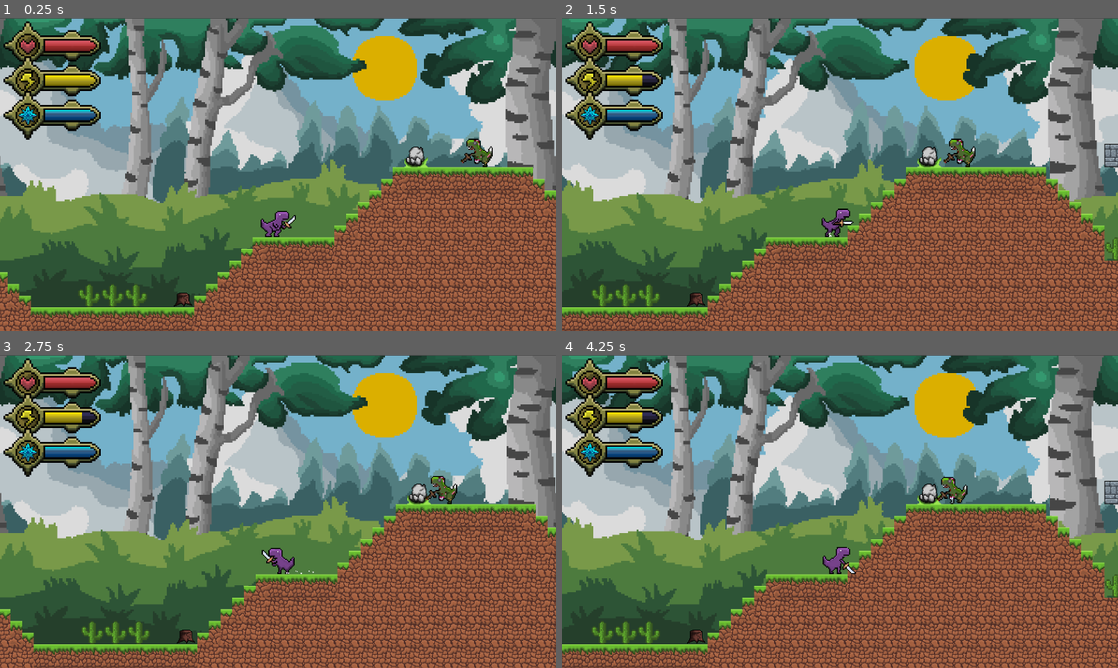
Above: before the commit, frames 1-4 (two rows, left to right).
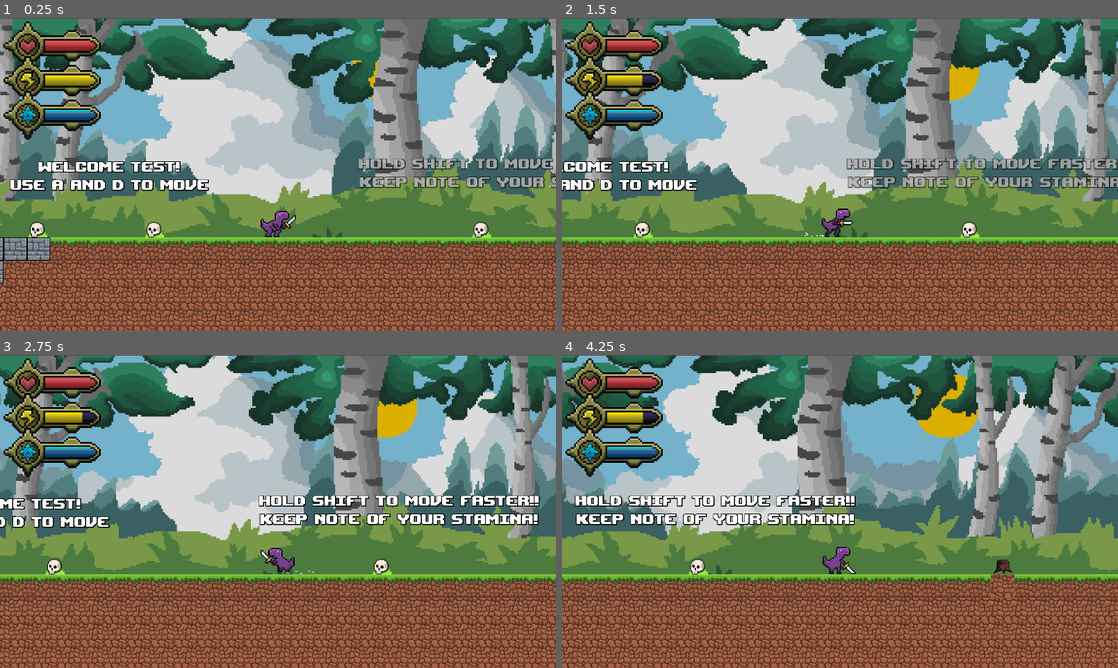
Above: after the commit, the same moments.

Repository: LeeTuah/rexvalley
Game: Godot game, scene res://game_manager.tscn
Same seed, same stepped clock (60 frames per second), same inputs: the game is played once before the commit and once after it.
Inputs (mouse positions are in pixels of both pictures, inside the frame that each line leads up to):
- Up to frame 1 (0.25 s): no input
- Up to frame 2 (1.5 s): tap Space at 0.5 s; move the mouse to (962, 158) at 0.52 s; hold Right (ui_right) from 0.53 s (still down); tap 1 (magic_fireball) at 0.6 s; click (962, 158) at 0.67 s; tap Enter (ui_accept) at 0.77 s; move the mouse to (728, 190) at 1.27 s; right-click (728, 190) at 1.35 s
- Up to frame 3 (2.75 s): tap Enter (ui_accept) at 1.52 s; move the mouse to (333, 442) at 2.02 s; release Right (ui_right) at 2.03 s; hold Left (ui_left) from 2.03 s (still down); tap 2 (magic_shield) at 2.1 s
- Up to frame 4 (4.25 s): move the mouse to (812, 574) at 2.77 s; release Left (ui_left) at 2.78 s; hold Right (ui_right) from 2.78 s (still down); tap Alt at 2.85 s; click (812, 574) at 2.92 s; tap Enter (ui_accept) at 3.02, 3.77 s; move the mouse to (1006, 558) at 3.52 s; tap Shift at 3.6 s

The runs differ from the first frame. In frame 1, 72% of the frame differs, in the area x 0-100%, y 0-100%; in frame 2, 71%; in frame 3, 70%; in frame 4, 72%.

Commit message:
Added game Over mechanic and updated the readme

Diff:
--- a/game_manager.tscn
+++ b/game_manager.tscn
@@ -40,6 +40,6 @@
 script = ExtResource("8_dq8jp")
 
 [node name="player" parent="." unique_id=1387465769 instance=ExtResource("8_8jrwq")]
-position = Vector2(11576, 992)
+position = Vector2(1512, 704)
 
 [node name="fireball" type="Node" parent="." unique_id=157135525]
--- /dev/null
+++ b/scenes/Game_UI/game_over.gd
@@ -0,0 +1,22 @@
+extends CanvasLayer
+
+
+# Called when the node enters the scene tree for the first time.
+func _ready() -> void:
+	pass # Replace with function body.
+
+
+# Called every frame. 'delta' is the elapsed time since the previous frame.
+func _process(delta: float) -> void:
+	pass
+
+
+func _on_restart_button_pressed() -> void:
+	get_tree().reload_current_scene();
+
+	global.current_health = 100;
+	global.current_defence = 0;
+	global.current_stamina = 100;
+	global.current_mana = 100;
+
+	queue_free();
--- /dev/null
+++ b/scenes/Game_UI/game_over.tscn
@@ -0,0 +1,35 @@
+[gd_scene format=3 uid="uid://t25bsibeisri"]
+
+[ext_resource type="Script" uid="uid://qvrpo17b0r7n" path="res://scenes/Game_UI/game_over.gd" id="1_lcun7"]
+
+[node name="game_over" type="CanvasLayer" unique_id=802795320]
+script = ExtResource("1_lcun7")
+
+[node name="ColorRect" type="ColorRect" parent="." unique_id=575366591]
+anchors_preset = 15
+anchor_right = 1.0
+anchor_bottom = 1.0
+grow_horizontal = 2
+grow_vertical = 2
+color = Color(0, 0, 0, 0.5882353)
+
+[node name="Label" type="Label" parent="." unique_id=2026934413]
+offset_left = 451.0
+offset_top = 155.0
+offset_right = 1128.0
+offset_bottom = 574.0
+theme_override_font_sizes/font_size = 80
+text = "GAME OVER!!"
+horizontal_alignment = 1
+vertical_alignment = 1
+uppercase = true
+
+[node name="restart_button" type="Button" parent="." unique_id=1963993677]
+offset_left = 703.0
+offset_top = 489.0
+offset_right = 887.0
+offset_bottom = 632.0
+theme_override_font_sizes/font_size = 34
+text = "TRY AGAIN"
+
+[connection signal="pressed" from="restart_button" to="." method="_on_restart_button_pressed"]
--- a/scenes/player/player.gd
+++ b/scenes/player/player.gd
@@ -9,6 +9,8 @@
 
 # preloading fireballs to load them later
 var fireball_scene = preload("res://scenes/Magic/fireball.tscn");
+var game_over_scene = preload("res://scenes/Game_UI/game_over.tscn");
+var is_dead = false;
 
 # jumping variables
 var is_jumping = false;
@@ -125,6 +127,14 @@
 
 # all player movements happen here
 func _physics_process(delta: float) -> void:
+
+	if is_dead:
+		velocity.x = move_toward(velocity.x, 0, SPEED);
+		if not is_on_floor():
+			velocity += get_gravity() * delta;
+		move_and_slide();
+		return;
+
 	var was_on_floor = is_on_floor();
 	var is_plunging_rising = animated_sprite.animation in ["plunge_full_2","plunge_full_3"];
 
@@ -228,6 +238,20 @@
 
 # all animation playing, pausing, terminating happens here also
 func _process(delta: float):
+
+	if global.current_health <= 0 and not is_dead:
+		is_dead = true;
+		can_input = false;
+		disable_all_hitboxes();
+
+		var game_over = game_over_scene.instantiate();
+		get_tree().current_scene.add_child(game_over);
+
+	if is_dead:
+		velocity.x = move_toward(velocity.x, 0 , SPEED);
+		return;
+
+
 	if (Input.is_action_just_pressed("ui_thrust")):
 		magic_done = false;
 
--- a/scenes/player/player.tscn
+++ b/scenes/player/player.tscn
@@ -1149,8 +1149,7 @@
 position = Vector2(1, -1)
 scale = Vector2(4.5, 4.5)
 sprite_frames = SubResource("SpriteFrames_01hqx")
-animation = &"heal"
-frame_progress = 1.0
+animation = &"idle"
 
 [node name="player_collision_box" type="CollisionPolygon2D" parent="." unique_id=609036338]
 position = Vector2(1, 0)
Not shown, added: scenes/Game_UI/game_over.gd.uid
Not shown, changed: README.md
